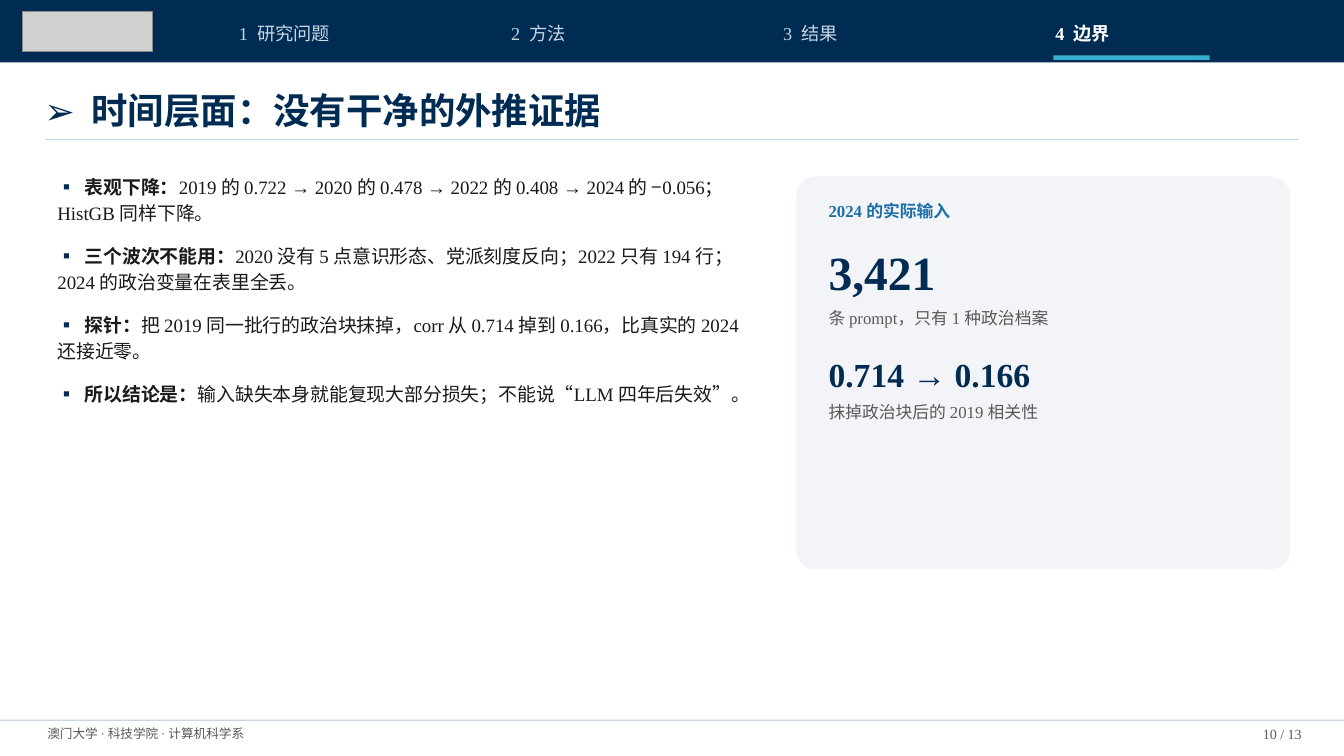
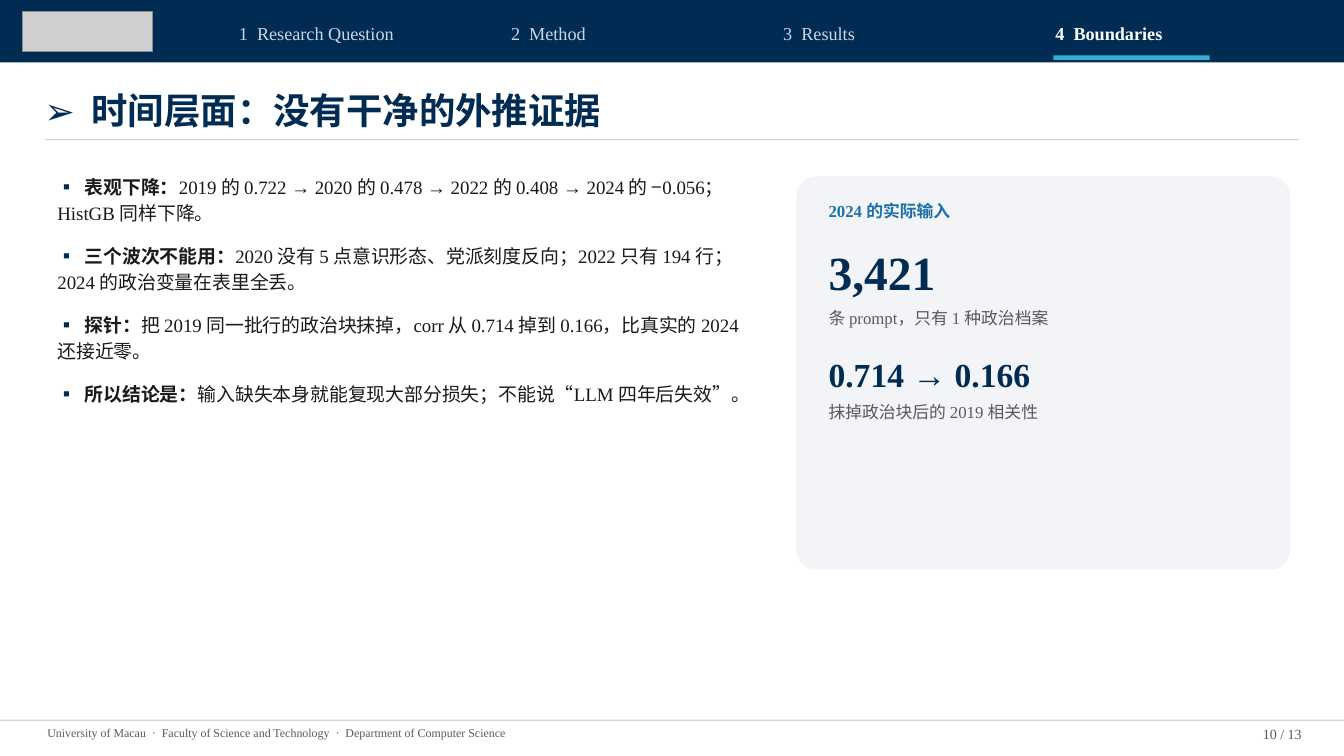
Before and after one commit to gyro-zpl/fas_pro, a slide deck: slide 10 of docs/04_论文稿件/导师阶段汇报_UMAC_2026-11-23.pptx. Drawn at 1344x756 pixels with LibreOffice and Linux fonts; fonts in the diff are those of the drawing; grey boxes stand for pictures. Boxes give left, top, right and bottom in pixels: in the first picture for what was removed or moved away, otherwise in the second. Text is boxed around its words. In the diff, an @@ line names an element or a change of style, - is before the commit and + after.

Commit message:
Switch the deck template chrome to English
The section strip now reads Research Question / Method / Results /
Boundaries, and the footer reads University of Macau · Faculty of Science
and Technology · Department of Computer Science, matching the template's
English chrome. Slide content stays Chinese.

```diff
--- a/docs/04_论文稿件/导师阶段汇报_UMAC_2026-11-23.pptx
+++ b/docs/04_论文稿件/导师阶段汇报_UMAC_2026-11-23.pptx
@@ text at box(239, 27, 394, 43): text changed @@
-1 研究问题
+1 Research Question
@@ text at box(511, 27, 585, 40): text changed @@
-2 方法
+2 Method
@@ text at box(783, 27, 854, 40): text changed @@
-3 结果
+3 Results
@@ text at box(1055, 27, 1163, 40): text changed @@
-4 边界
+4 Boundaries
@@ text at box(47, 728, 505, 740): text changed; size 9 to 8.5 pt @@
-澳门大学 · 科技学院 · 计算机科学系
+University of Macau · Faculty of Science and Technology · Department of Computer Science
```
Also in this commit, not shown: 11 other slides changed, 1 other file.
